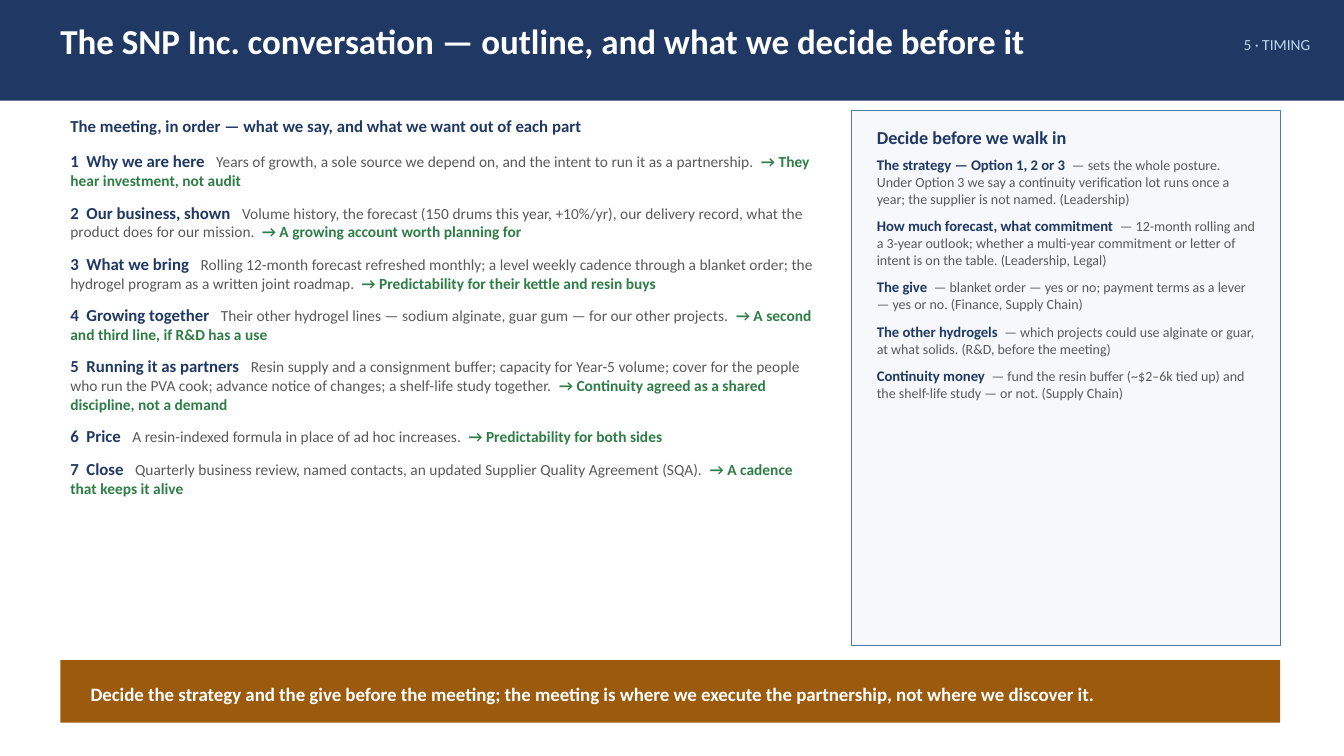
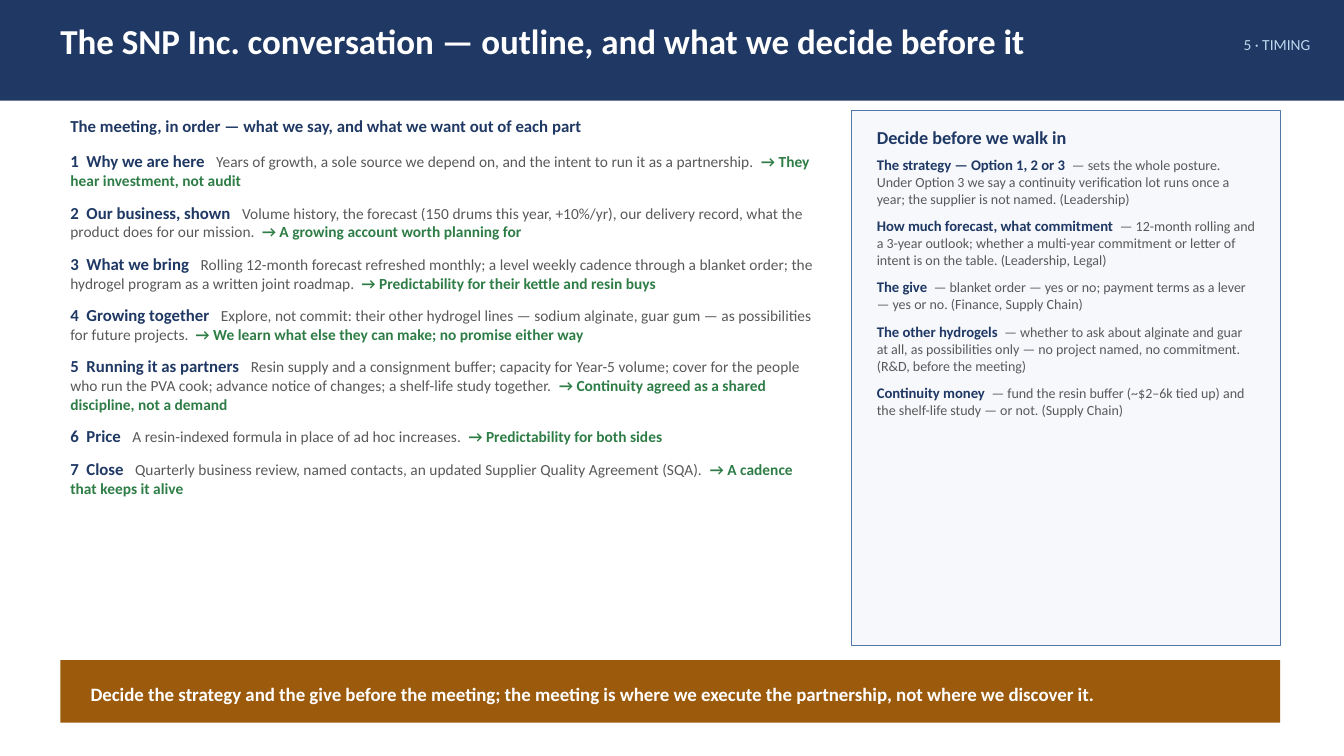
Before and after one commit to naviero1/Claude-Works, a slide deck: slide 9 of PVA second supplier initiative/PVA_Second_Supplier_Leadership_Deck.pptx. Drawn at 1344x756 pixels with LibreOffice and Linux fonts; fonts in the diff are those of the drawing. Boxes give left, top, right and bottom in pixels: in the first picture for what was removed or moved away, otherwise in the second. Text is boxed around its words. In the diff, an @@ line names an element or a change of style, - is before the commit and + after.

```diff
--- a/PVA second supplier initiative/PVA_Second_Supplier_Leadership_Deck.pptx
+++ b/PVA second supplier initiative/PVA_Second_Supplier_Leadership_Deck.pptx
@@ text at bbox=[70, 309, 811, 343]: text changed @@
-4 Growing together Their other hydrogel lines — sodium alginate, guar gum — for our other projects. → A second and third line, if R&D has a use
+4 Growing together Explore, not commit: their other hydrogel lines — sodium alginate, guar gum — as possibilities for future projects. → We learn what else they can make; no promise either way
@@ text at bbox=[877, 326, 1242, 374]: text changed @@
-The other hydrogels — which projects could use alginate or guar, at what solids. (R&D, before the meeting)
+The other hydrogels — whether to ask about alginate and guar at all, as possibilities only — no project named, no commitment. (R&D, before the meeting)
```
Also in this commit, not shown: 1 other file.
